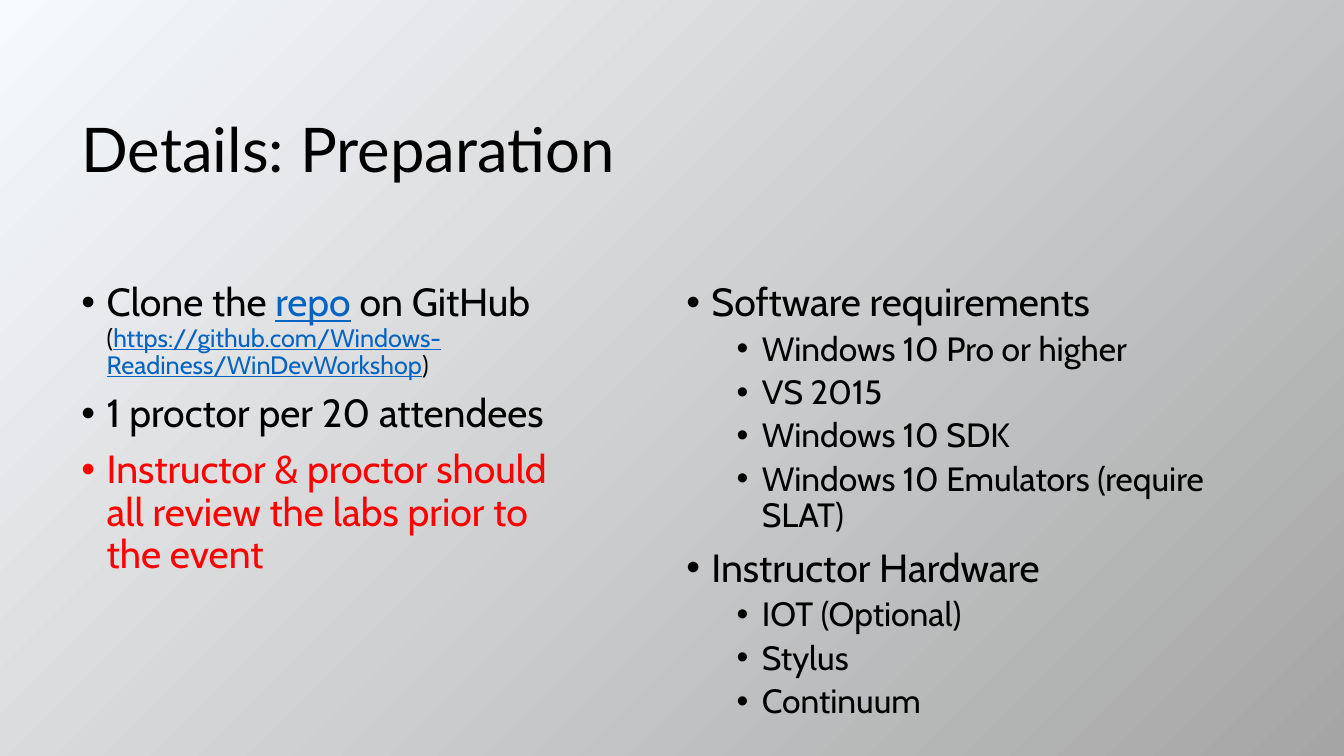
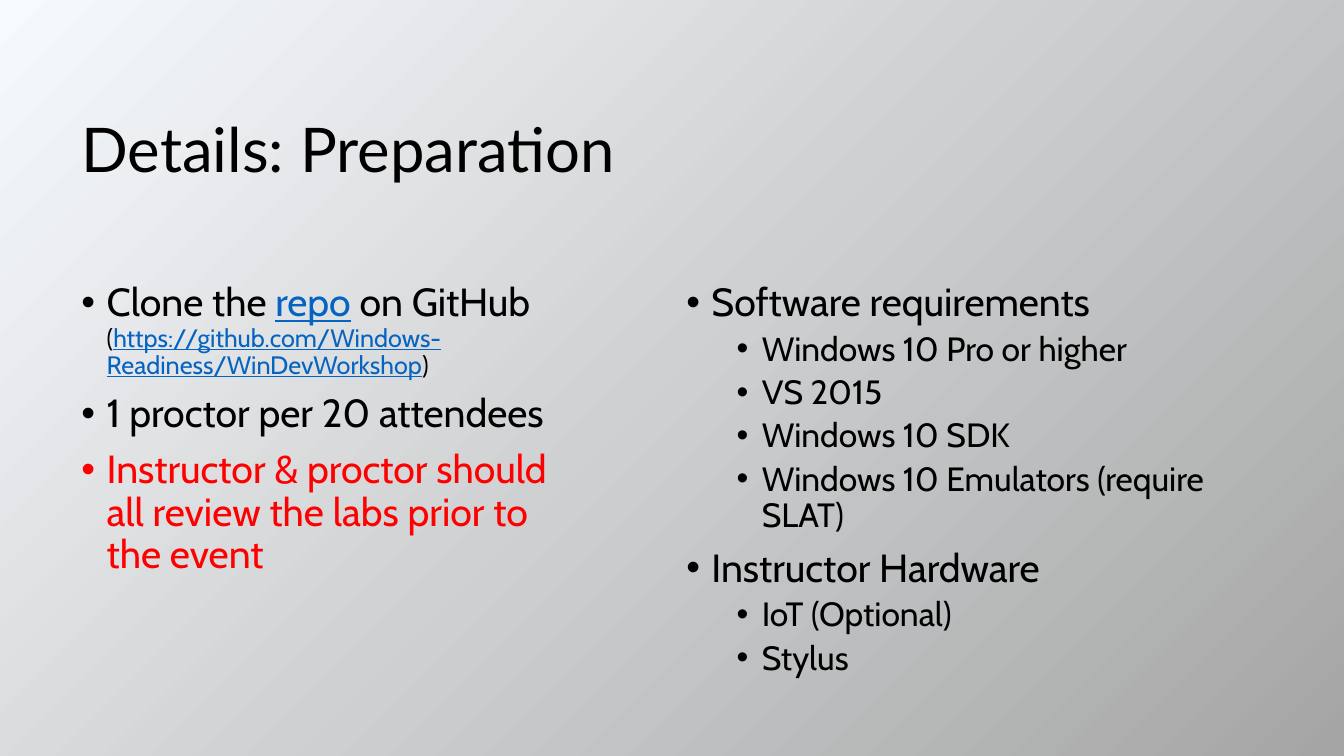
Before and after one commit to evangelism/WinDevWorkshop, a slide deck: slide 5 of 10.08.15.Train the Trainer.pptx. Drawn at 1344x756 pixels with LibreOffice and Linux fonts; fonts in the diff are those of the drawing. Boxes give left, top, right and bottom in pixels: in the first picture for what was removed or moved away, otherwise in the second. Text is boxed around its words. In the diff, an @@ line names an element or a change of style, - is before the commit and + after.

```diff
--- a/10.08.15.Train the Trainer.pptx
+++ b/10.08.15.Train the Trainer.pptx
@@ text at <box>762,601,951,634</box>: text changed @@
-  • IOT (Optional)
+  • IoT (Optional)
@@ text at <box>762,689,921,714</box>: paragraph removed @@
-  • Continuum
```
Also in this commit, not shown: 7 other slides changed, 1 slide added, 1 slide removed.
